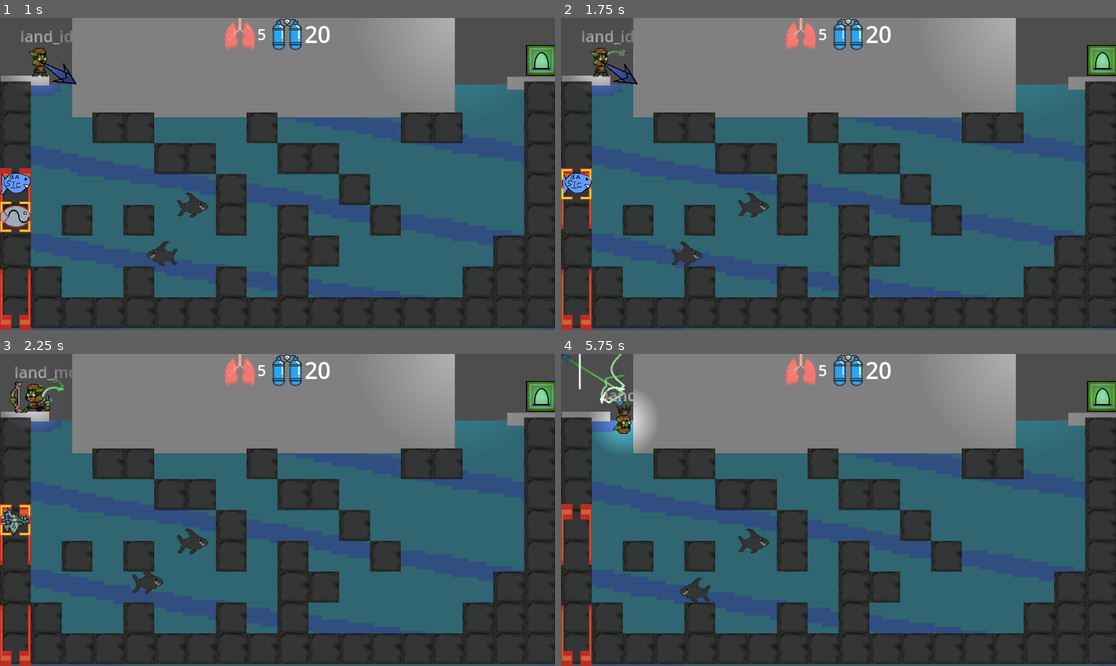
Above: before the commit, frames 1-4 (two rows, left to right).
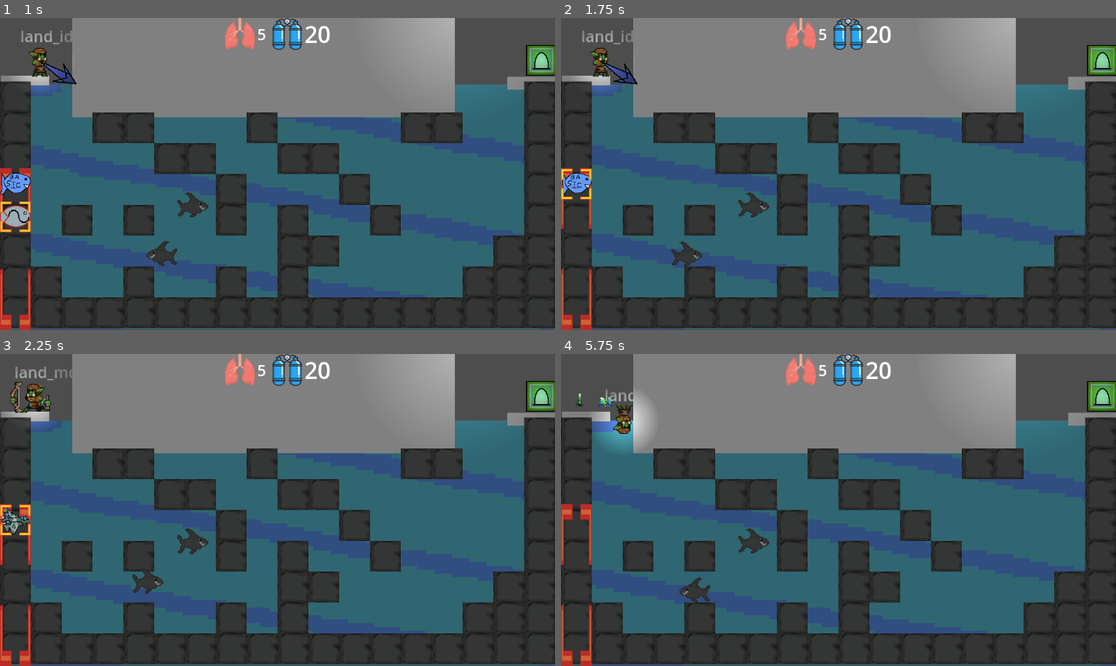
Above: after the commit, the same moments.

Repository: LuBolin/CaveDiver
Game: Godot game, scene res://levels/sandbox.tscn
Two runs of this game, one before a commit and one after it. Both use one fixed random seed, a clock stepped at 60 frames per second and the inputs below.
Inputs (mouse positions are in pixels of both pictures, inside the frame that each line leads up to):
- Up to frame 1 (1 s): tap Enter at 0.5 s; drag from (16, 248) to (277, 208) at 0.52 s
- Up to frame 2 (1.75 s): drag from (727, 189) to (838, 208) at 1.27 s
- Up to frame 3 (2.25 s): move the mouse to (333, 441) at 2.02 s; hold A (move_left) from 2.03 s (still down); tap 3 at 2.1 s
- Up to frame 4 (5.75 s): release A (move_left) at 2.75 s; drag from (810, 572) to (577, 391) at 2.77 s; move the mouse to (1005, 556) at 3.52 s; hold D (move_right) 3.53-4.25 s; tap 2 at 3.6 s; tap Space (jump) at 3.77 s; drag from (672, 463) to (766, 591) at 4.27 s; move the mouse to (866, 510) at 5.02 s; hold D (move_right) from 5.03 s (still down); tap 1 at 5.1 s; click (866, 510) at 5.17 s

Frame 1 is identical in both runs. In frame 2, less than 0.1% of the frame differs, in the area x 7-12%, y 10-17%; in frame 3, less than 0.1%; in frame 4, 0.4%, in the area x 0-12%, y 0-17%.
Error in both runs: Cannot call method 'overlaps_area' on a null value. (res://objects/player/Player.gd:38)

Commit message:
gravity added to fishies out of water

Diff:
--- a/objects/fish/basicfish.tscn
+++ b/objects/fish/basicfish.tscn
@@ -19,6 +19,7 @@
 colors = PackedColorArray(1, 1, 1, 1, 0, 1, 0, 0.231373)
 
 [node name="BasicFish" type="CharacterBody2D" node_paths=PackedStringArray("fish_type", "sprite", "fish_trail")]
+collision_layer = 2
 script = ExtResource("1_0ih44")
 fish_type = NodePath("FishType")
 fish_texture = ExtResource("2_d3xiy")
--- a/objects/fish/fish-scripts/Fish.gd
+++ b/objects/fish/fish-scripts/Fish.gd
@@ -18,6 +18,7 @@
 
 func _ready():
 	speed = fish_type.initialise(self, sprite, fish_trail, die)
+	sprite.set_texture(fish_texture)
 	var root_node = get_tree().root.get_child(0)
 	waters_area = root_node.get_node(^'World/Water_Area')
 
@@ -27,7 +28,6 @@
 ## Spawner should call launch(direction) when instantiating
 func launch(direction : Vector2) -> void:
 	live = true
-	sprite.set_texture(fish_texture)
 	velocity = direction.normalized() * speed
 
 func update(delta):
@@ -63,6 +63,7 @@
 
 func move(delta) -> void:
 	var v = movement_function.call(velocity, delta)
+	v = gravity_adjust(v)
 	var collision : KinematicCollision2D = move_and_collide(v * delta)
 	if (collision and live):
 		collision_function.call(collision)
@@ -73,3 +74,14 @@
 
 func dead_move(velocity : Vector2, delta) -> Vector2:
 	return Vector2(0, -20)
+
+var gravity : Vector2 = Vector2(0, 0)
+func gravity_adjust(v : Vector2) -> Vector2:
+	if (not in_water()):
+		gravity += Vector2(0, 10)
+		v = velocity + gravity
+		velocity = v.normalized() * speed
+	else:
+		v.normalized() * speed
+		gravity = Vector2(0, 0)
+	return v
--- a/objects/fish/jetfish.tscn
+++ b/objects/fish/jetfish.tscn
@@ -19,6 +19,7 @@
 colors = PackedColorArray(1, 1, 1, 1, 0, 1, 0, 0.231373)
 
 [node name="Jetfish" type="CharacterBody2D" node_paths=PackedStringArray("fish_type", "sprite", "fish_trail")]
+collision_layer = 2
 script = ExtResource("1_t2ylc")
 fish_type = NodePath("FishType")
 fish_texture = ExtResource("2_ddgwv")
--- a/objects/shark/Shark.tscn
+++ b/objects/shark/Shark.tscn
@@ -51,6 +51,7 @@
 debug_color = Color(0.572549, 0, 0.337255, 0.419608)
 
 [node name="KillZone" type="Area2D" parent="Shark"]
+collision_mask = 2
 
 [node name="CollisionShape2D" type="CollisionShape2D" parent="Shark/KillZone"]
 rotation = 1.5708
